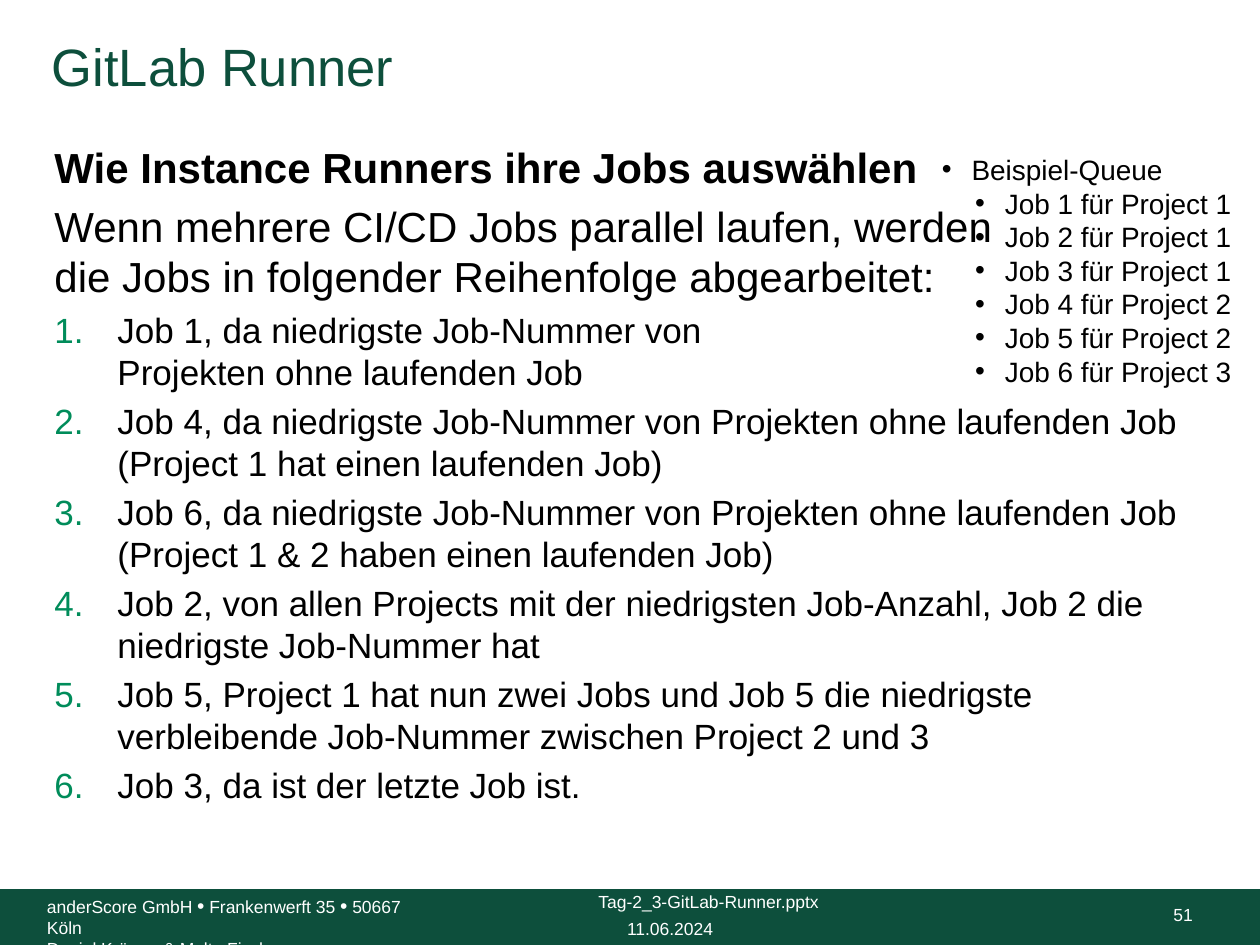
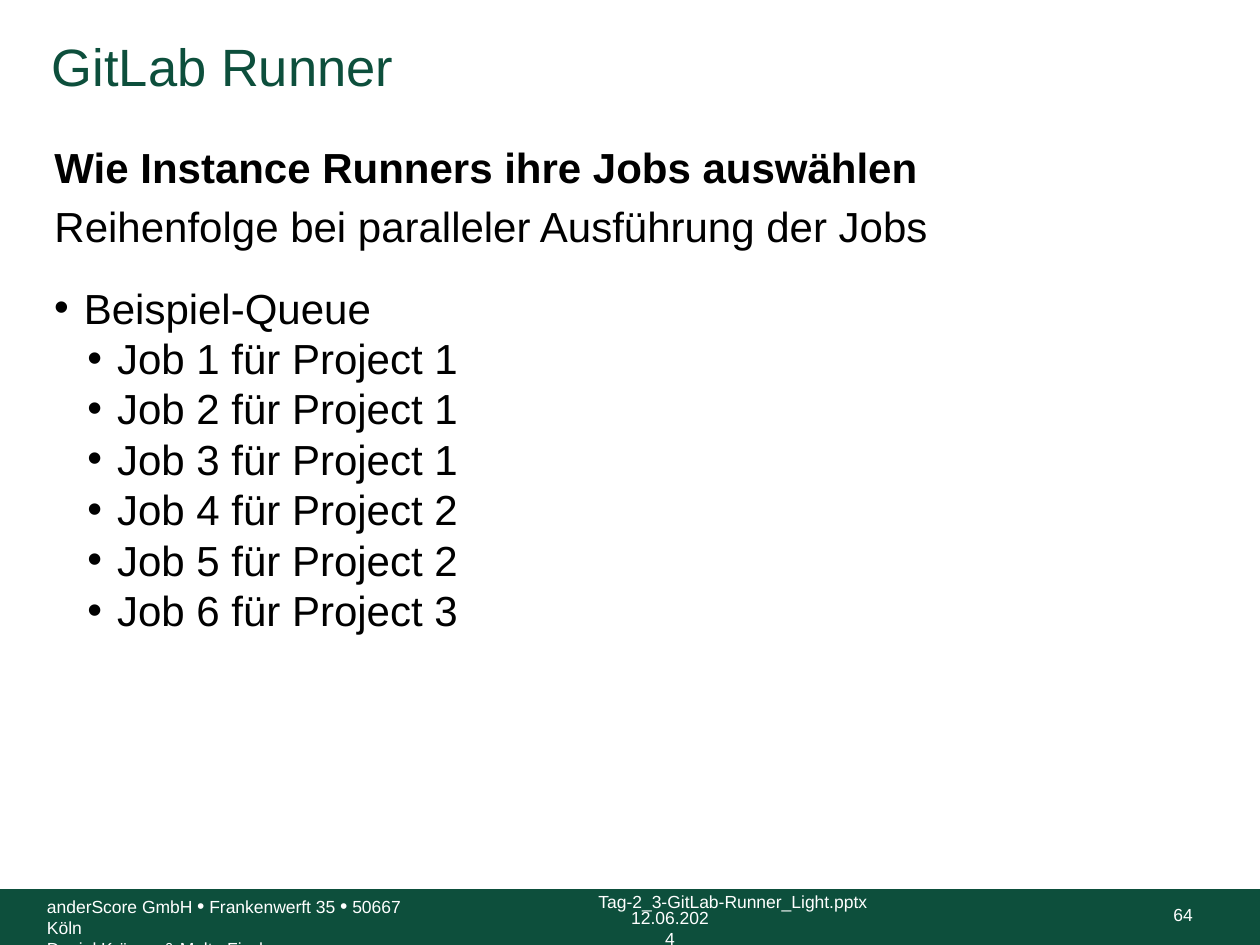
Before and after one commit to anderscore-gmbh/gitlab, a slide deck: slide 64 of slides/Tag-2_3-GitLab-Runner.pptx (slide 51 before the commit). Drawn at 1260x945 pixels with LibreOffice and Linux fonts; fonts in the diff are those of the drawing; background and template pictures are left out. Boxes give left, top, right and bottom in pixels: in the first picture for what was removed or moved away, otherwise in the second. Text is boxed around its words. In the diff, an @@ line names an element or a change of style, - is before the commit and + after.

```diff
--- a/slides/Tag-2_3-GitLab-Runner.pptx
+++ b/slides/Tag-2_3-GitLab-Runner.pptx
@@ text at box(54, 211, 928, 250): text changed; size 20 to 24 pt @@
-Wenn mehrere CI/CD Jobs parallel laufen, werden
-die Jobs in folgender Reihenfolge abgearbeitet:
-1. Job 1, da niedrigste Job-Nummer von
-   Projekten ohne laufenden Job
-2. Job 4, da niedrigste Job-Nummer von Projekten ohne laufenden Job (Project 1 hat einen laufenden Job)
-3. Job 6, da niedrigste Job-Nummer von Projekten ohne laufenden Job (Project 1 & 2 haben einen laufenden Job)
-4. Job 2, von allen Projects mit der niedrigsten Job-Anzahl, Job 2 die niedrigste Job-Nummer hat
-5. Job 5, Project 1 hat nun zwei Jobs und Job 5 die niedrigste verbleibende Job-Nummer zwischen Project 2 und 3
-6. Job 3, da ist der letzte Job ist.
+Reihenfolge bei paralleler Ausführung der Jobs
@@ text "Beispiel-Queue": place and size @@
-text "Beispiel-Queue" at box(972, 159, 1232, 387)
+text "Beispiel-Queue" at box(84, 293, 457, 635)
@@ text "Beispiel-Queue" at box(84, 293, 457, 635): size 16 to 24 pt @@
@@ text at box(598, 895, 867, 913): text changed @@
-Tag-2_3-GitLab-Runner.pptx
+Tag-2_3-GitLab-Runner_Light.pptx
@@ text at box(631, 911, 709, 924): text changed @@
-11.06.2024
+12.06.2024
@@ page number at box(1173, 908, 1192, 921): text changed @@
-51
+64
```
Also in this commit, not shown: 97 other slides changed, 2 slides added, 1 slide removed.
